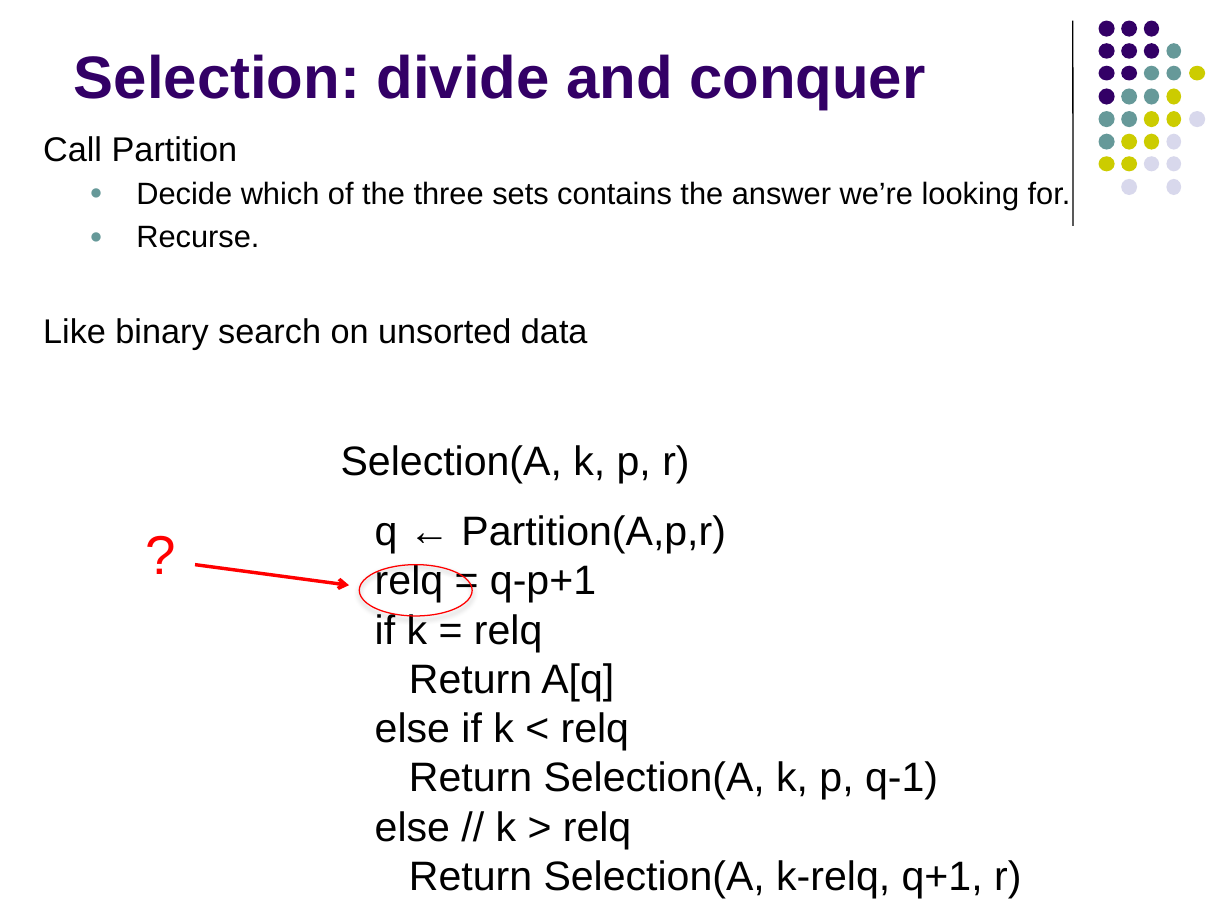
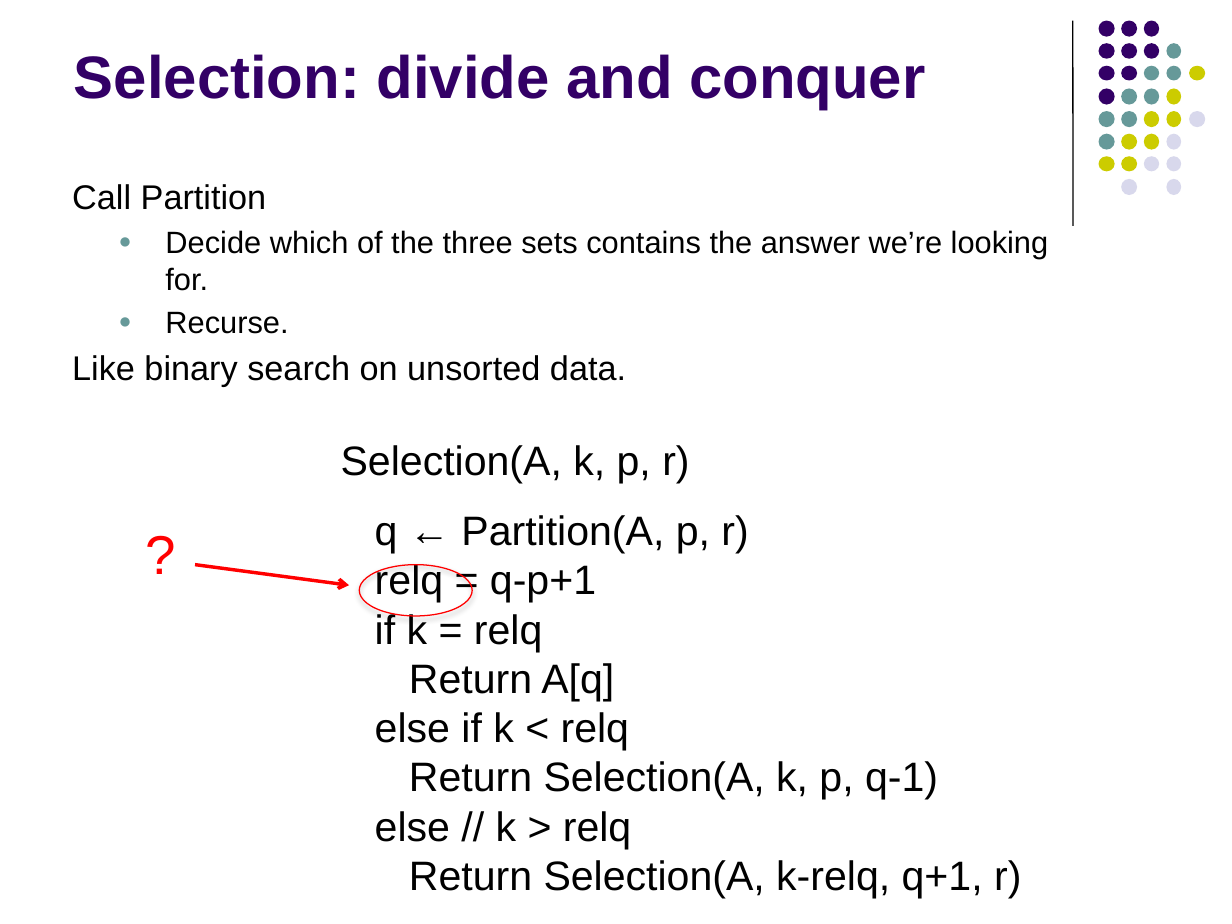
Before and after one commit to Collins-kariuk/Algorithms, a slide deck: slide 13 of Lectures/Lecture 06_Order Statistics.pptx. Drawn at 1232x924 pixels with LibreOffice and Linux fonts; fonts in the diff are those of the drawing. Boxes give left, top, right and bottom in pixels: in the first picture for what was removed or moved away, otherwise in the second. Text is boxed around its words. In the diff, an @@ line names an element or a change of style, - is before the commit and + after.

```diff
--- a/Lectures/Lecture 06_Order Statistics.pptx
+++ b/Lectures/Lecture 06_Order Statistics.pptx
@@ text "Call Partition": place and size @@
-text "Call Partition" at (43,136,1071,349)
+text "Call Partition" at (72,184,1049,387)
@@ text at (72,355,626,387): text changed @@
-Like binary search on unsorted data
+Like binary search on unsorted data.
@@ text at (375,515,1021,898): spaces changed @@
-q ← Partition(A,p,r)
-relq = q-p+1
-if k = relq
-Return A[q]
-else if k < relq
-Return Selection(A, k, p, q-1)
-else // k > relq
-Return Selection(A, k-relq, q+1, r)
+q ← Partition(A, p, r)
+relq = q-p+1
+if k = relq
+Return A[q]
+else if k < relq
+Return Selection(A, k, p, q-1)
+else // k > relq
+Return Selection(A, k-relq, q+1, r)
```
Also in this commit, not shown: 8 other slides changed.
